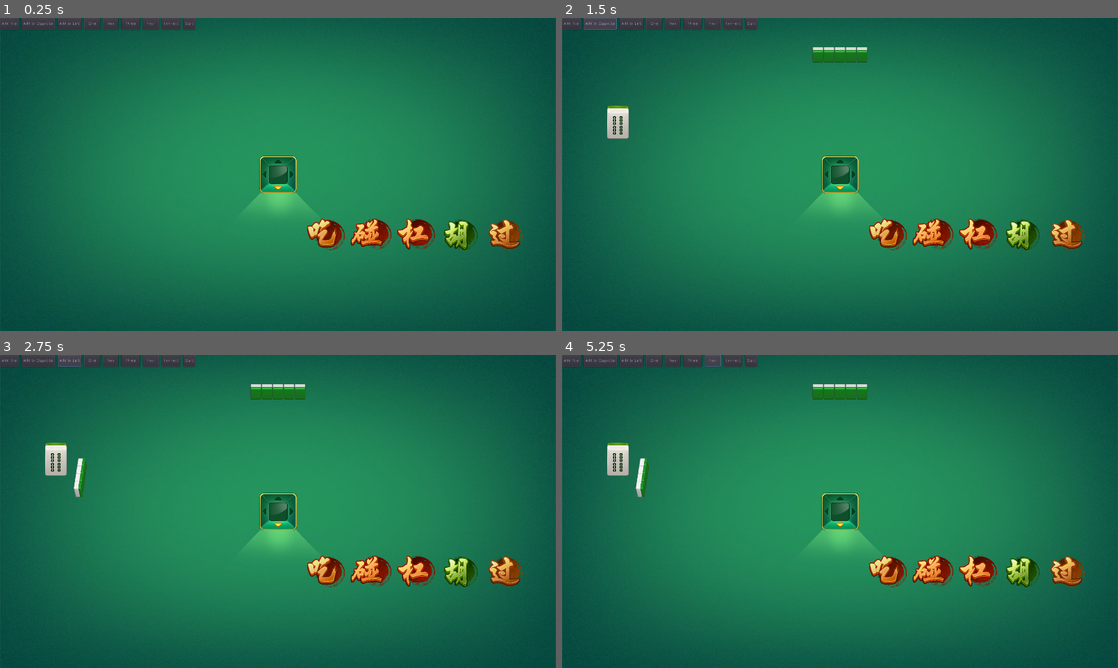
Above: before the commit, frames 1-4 (two rows, left to right).
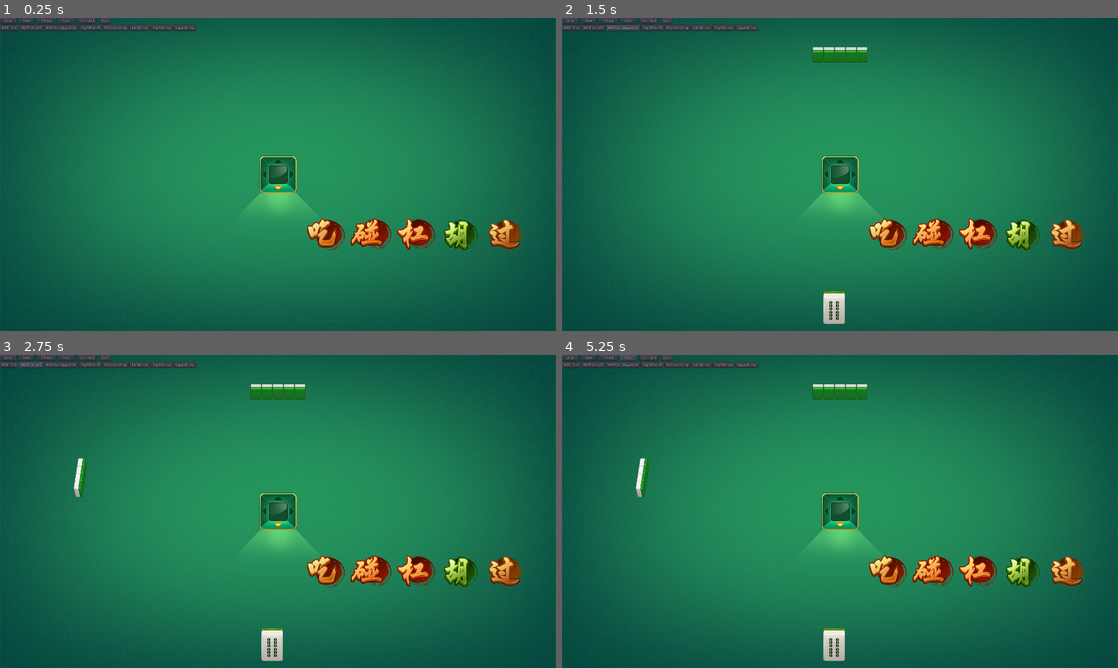
Above: after the commit, the same moments.

Repository: c-my/MahjongGame
Game: Godot game, scene res://Table/Table.tscn
Two runs of this game, one before a commit and one after it. Both use one fixed random seed, a clock stepped at 60 frames per second and the inputs below.
Inputs:
- Up to frame 1 (0.25 s): no input
- Up to frame 2 (1.5 s): click "Add Tile" at 0.5 s; click "Add to Oppotite" at 1.25 s
- Up to frame 3 (2.75 s): click "Add to Left" at 2 s
- Up to frame 4 (5.25 s): click "One" at 2.75 s; click "Two" at 3.5 s; click "Three" at 4.25 s; click "Four" at 5 s

The runs differ from the first frame. In frame 1, 0.8% of the frame differs, in the area x 0-36%, y 0-5%; in frame 2, 1.6%, in the area x 0-51%, y 0-98%; in frame 3, 1.6%; in frame 4, 1.6%.

Commit message:
fixed overlap problem of RightDropArea.gd

Diff:
--- a/Constants.gd
+++ b/Constants.gd
@@ -19,8 +19,8 @@
 	const SIDE_HAND_DIFF = 4
 	const SIDE_DROP_WIDTH = 120
 	const SIDE_DROP_HEIGHT = 114
-	const SIDE_DROP_THICK = 9
-	const SIDE_DROP_DIFF = 2
+	const SIDE_DROP_THICK = 38
+	const SIDE_DROP_DIFF = 0
 
 	const BOTTOM_DROP_WIDTH = 76
 	const BOTTOM_DROP_HEIGHT = 118
--- a/Table/LeftDropArea.gd
+++ b/Table/LeftDropArea.gd
@@ -11,7 +11,7 @@
 # Called when the node enters the scene tree for the first time.
 func _ready():
 	texture = ImageTexture.new()
-	texture = load("res://Asset/Tile/DropTileSide.png")
+	texture = load("res://Asset/Tile/DropTileLeft.png")
 
 func add_tile(suit, number):
 	var tile = get_tile_instance(suit, number)
@@ -25,7 +25,7 @@
 	tile.vframes = 5
 	tile.hframes = 9
 	tile.frame_coords = Vector2(number-1, suit)
-	tile.flip_h = true
+#	tile.flip_h = true
 	return tile
 
 func show_tiles():
--- a/Table/OppositeDropArea.gd
+++ b/Table/OppositeDropArea.gd
@@ -22,7 +22,7 @@
 	var tile = Sprite.new()
 	tile.texture = texture
 	tile.centered = false
-	tile.vframes = 7
+	tile.vframes = 5
 	tile.hframes = 9
 	tile.frame_coords = Vector2(number-1, suit)
 	return tile
--- a/Table/RightDropArea.gd
+++ b/Table/RightDropArea.gd
@@ -6,15 +6,17 @@
 # var b = "text"
 
 var texture
+var tiles = []
 
 
 # Called when the node enters the scene tree for the first time.
 func _ready():
 	texture = ImageTexture.new()
-	texture = load("res://Asset/Tile/DropTileSide.png")
+	texture = load("res://Asset/Tile/DropTileRight.png")
 
 func add_tile(suit, number):
 	var tile = get_tile_instance(suit, number)
+	tiles.append(tile)
 	add_child(tile)
 	move_child(tile, 0)
 	show_tiles()
@@ -29,15 +31,16 @@
 	return tile
 
 func show_tiles():
-	for i in range(get_children().size()):
-		get_children()[i].position = Vector2(-i*Constants.Tile.SIDE_DROP_DIFF,
+	for i in range(tiles.size()):
+		tiles[i].position = Vector2(-i*Constants.Tile.SIDE_DROP_DIFF,
 				-i*(Constants.Tile.SIDE_DROP_HEIGHT-Constants.Tile.SIDE_DROP_THICK))
-	pass
+
 
 func clear_tiles():
 	for tile in get_children():
 		remove_child(tile)
 		tile.queue_free()
+	tiles = []
 
 # Called every frame. 'delta' is the elapsed time since the previous frame.
 #func _process(delta):
--- a/Table/Table.gd
+++ b/Table/Table.gd
@@ -134,6 +134,7 @@
 	var tile = Tile.instance()
 	tile.set_tile_type(randi()%3, randi()%9)
 	$BottomHand.add_tile_by_instance(tile)
+	$BottomHand.show_tiles()
 
 
 func _on_Button2_pressed():
@@ -166,3 +167,29 @@
 
 func _on_Button9_pressed():
 	ConnManager.send_start()
+
+
+
+func _on_righthand_pressed():
+	$RightHand.show_tiles(randi()%13)
+
+
+func _on_bottomdrop_pressed():
+	$BottomDropArea.add_tile(randi()%3, randi()%9)
+	$BottomDropArea.show_tiles()
+
+
+func _on_leftdrop_pressed():
+	$LeftDropArea.add_tile(randi()%3, randi()%9)
+	$LeftDropArea.show_tiles()
+
+
+func _on_rightdrop_pressed():
+	$RightDropArea.add_tile(randi()%3, randi()%9)
+	$RightDropArea.show_tiles()
+
+
+func _on_oppodrop_pressed():
+	$RightDropArea.clear_tiles();
+	$OppositeDropArea.add_tile(randi()%3, randi()%9)
+	$OppositeDropArea.show_tiles()
--- a/Table/Table.tscn
+++ b/Table/Table.tscn
@@ -98,73 +98,6 @@
 position = Vector2( 1647.43, 380.177 )
 script = ExtResource( 5 )
 
-[node name="TestButtons" type="HBoxContainer" parent="."]
-margin_right = 40.0
-margin_bottom = 40.0
-custom_constants/separation = 10
-__meta__ = {
-"_edit_use_anchors_": false
-}
-
-[node name="Button" type="Button" parent="TestButtons"]
-margin_right = 64.0
-margin_bottom = 40.0
-text = "Add Tile"
-__meta__ = {
-"_edit_use_anchors_": false
-}
-
-[node name="Button2" type="Button" parent="TestButtons"]
-margin_left = 74.0
-margin_right = 189.0
-margin_bottom = 40.0
-text = "Add to Oppotite"
-__meta__ = {
-"_edit_use_anchors_": false
-}
-
-[node name="Button3" type="Button" parent="TestButtons"]
-margin_left = 199.0
-margin_right = 281.0
-margin_bottom = 40.0
-text = "Add to Left"
-
-[node name="One" type="Button" parent="TestButtons"]
-margin_left = 291.0
-margin_right = 346.0
-margin_bottom = 40.0
-text = "  One  "
-
-[node name="Two" type="Button" parent="TestButtons"]
-margin_left = 356.0
-margin_right = 409.0
-margin_bottom = 40.0
-text = "  Two  "
-
-[node name="Three" type="Button" parent="TestButtons"]
-margin_left = 419.0
-margin_right = 483.0
-margin_bottom = 40.0
-text = "  Three  "
-
-[node name="Four" type="Button" parent="TestButtons"]
-margin_left = 493.0
-margin_right = 549.0
-margin_bottom = 40.0
-text = "  Four  "
-
-[node name="ConnectButton" type="Button" parent="TestButtons"]
-margin_left = 559.0
-margin_right = 623.0
-margin_bottom = 40.0
-text = "Connect"
-
-[node name="StartButton" type="Button" parent="TestButtons"]
-margin_left = 633.0
-margin_right = 674.0
-margin_bottom = 40.0
-text = "Start"
-
 [node name="BottomDropArea" type="Node2D" parent="."]
 position = Vector2( 621.315, 779.207 )
 script = ExtResource( 20 )
@@ -229,12 +162,125 @@
 
 [node name="BottomShownArea" type="Node" parent="."]
 script = ExtResource( 23 )
-[connection signal="pressed" from="TestButtons/Button" to="." method="_on_Button_pressed"]
-[connection signal="pressed" from="TestButtons/Button2" to="." method="_on_Button2_pressed"]
-[connection signal="pressed" from="TestButtons/Button3" to="." method="_on_Button3_pressed"]
-[connection signal="pressed" from="TestButtons/One" to="." method="_on_Button4_pressed"]
-[connection signal="pressed" from="TestButtons/Two" to="." method="_on_Button5_pressed"]
-[connection signal="pressed" from="TestButtons/Three" to="." method="_on_Button6_pressed"]
-[connection signal="pressed" from="TestButtons/Four" to="." method="_on_Button7_pressed"]
-[connection signal="pressed" from="TestButtons/ConnectButton" to="." method="_on_Button8_pressed"]
-[connection signal="pressed" from="TestButtons/StartButton" to="." method="_on_Button9_pressed"]
+
+[node name="VBoxContainer" type="VBoxContainer" parent="."]
+margin_right = 40.0
+margin_bottom = 40.0
+__meta__ = {
+"_edit_use_anchors_": false
+}
+
+[node name="TestButtons" type="HBoxContainer" parent="VBoxContainer"]
+margin_right = 677.0
+margin_bottom = 20.0
+custom_constants/separation = 10
+__meta__ = {
+"_edit_use_anchors_": false
+}
+
+[node name="One" type="Button" parent="VBoxContainer/TestButtons"]
+margin_right = 55.0
+margin_bottom = 20.0
+text = "  One  "
+
+[node name="Two" type="Button" parent="VBoxContainer/TestButtons"]
+margin_left = 65.0
+margin_right = 118.0
+margin_bottom = 20.0
+text = "  Two  "
+
+[node name="Three" type="Button" parent="VBoxContainer/TestButtons"]
+margin_left = 128.0
+margin_right = 192.0
+margin_bottom = 20.0
+text = "  Three  "
+
+[node name="Four" type="Button" parent="VBoxContainer/TestButtons"]
+margin_left = 202.0
+margin_right = 258.0
+margin_bottom = 20.0
+text = "  Four  "
+
+[node name="ConnectButton" type="Button" parent="VBoxContainer/TestButtons"]
+margin_left = 268.0
+margin_right = 332.0
+margin_bottom = 20.0
+text = "Connect"
+
+[node name="StartButton" type="Button" parent="VBoxContainer/TestButtons"]
+margin_left = 342.0
+margin_right = 383.0
+margin_bottom = 20.0
+text = "Start"
+
+[node name="HBoxContainer" type="HBoxContainer" parent="VBoxContainer"]
+margin_top = 24.0
+margin_right = 677.0
+margin_bottom = 44.0
+
+[node name="Button" type="Button" parent="VBoxContainer/HBoxContainer"]
+margin_right = 64.0
+margin_bottom = 20.0
+text = "Add Tile"
+__meta__ = {
+"_edit_use_anchors_": false
+}
+
+[node name="Button3" type="Button" parent="VBoxContainer/HBoxContainer"]
+margin_left = 68.0
+margin_right = 150.0
+margin_bottom = 20.0
+text = "Add to Left"
+
+[node name="Button2" type="Button" parent="VBoxContainer/HBoxContainer"]
+margin_left = 154.0
+margin_right = 269.0
+margin_bottom = 20.0
+text = "Add to Oppotite"
+__meta__ = {
+"_edit_use_anchors_": false
+}
+
+[node name="Button4" type="Button" parent="VBoxContainer/HBoxContainer"]
+margin_left = 273.0
+margin_right = 350.0
+margin_bottom = 20.0
+text = "RightHand"
+
+[node name="Button5" type="Button" parent="VBoxContainer/HBoxContainer"]
+margin_left = 354.0
+margin_right = 445.0
+margin_bottom = 20.0
+text = "BottomDrop"
+
+[node name="Button6" type="Button" parent="VBoxContainer/HBoxContainer"]
+margin_left = 449.0
+margin_right = 516.0
+margin_bottom = 20.0
+text = "LeftDrop"
+
+[node name="Button7" type="Button" parent="VBoxContainer/HBoxContainer"]
+margin_left = 520.0
+margin_right = 595.0
+margin_bottom = 20.0
+text = "RightDrop"
+
+[node name="Button8" type="Button" parent="VBoxContainer/HBoxContainer"]
+margin_left = 599.0
+margin_right = 677.0
+margin_bottom = 20.0
+text = "OppoDrop"
+[connection signal="pressed" from="VBoxContainer/TestButtons/One" to="." method="_on_Button4_pressed"]
+[connection signal="pressed" from="VBoxContainer/TestButtons/Two" to="." method="_on_Button5_pressed"]
+[connection signal="pressed" from="VBoxContainer/TestButtons/Three" to="." method="_on_Button6_pressed"]
+[connection signal="pressed" from="VBoxContainer/TestButtons/Four" to="." method="_on_Button7_pressed"]
+[connection signal="pressed" from="VBoxContainer/TestButtons/ConnectButton" to="." method="_on_Button8_pressed"]
+[connection signal="pressed" from="VBoxContainer/TestButtons/StartButton" to="." method="_on_Button9_pressed"]
+[connection signal="pressed" from="VBoxContainer/HBoxContainer/Button" to="." method="_on_Button_pressed"]
+[connection signal="pressed" from="VBoxContainer/HBoxContainer/Button3" to="." method="_on_Button3_pressed"]
+[connection signal="pressed" from="VBoxContainer/HBoxContainer/Button2" to="." method="_on_Button2_pressed"]
+[connection signal="pressed" from="VBoxContainer/HBoxContainer/Button4" to="." method="_on_righthand_pressed"]
+[connection signal="pressed" from="VBoxContainer/HBoxContainer/Button5" to="." method="_on_bottomdrop_pressed"]
+[connection signal="pressed" from="VBoxContainer/HBoxContainer/Button6" to="." method="_on_leftdrop_pressed"]
+[connection signal="pressed" from="VBoxContainer/HBoxContainer/Button7" to="." method="_on_rightdrop_pressed"]
+[connection signal="pressed" from="VBoxContainer/HBoxContainer/Button8" to="." method="_on_oppodrop_pressed"]
Binary file added: Asset/Tile/DropTileLeft.png
Not shown, changed: Asset/Tile/DropTileLeft.png.import
Renamed: Asset/Tile/DropTileSide.png -> Asset/Tile/DropTileRight.png
Not shown, added: Asset/Tile/DropTileRight.png.import
